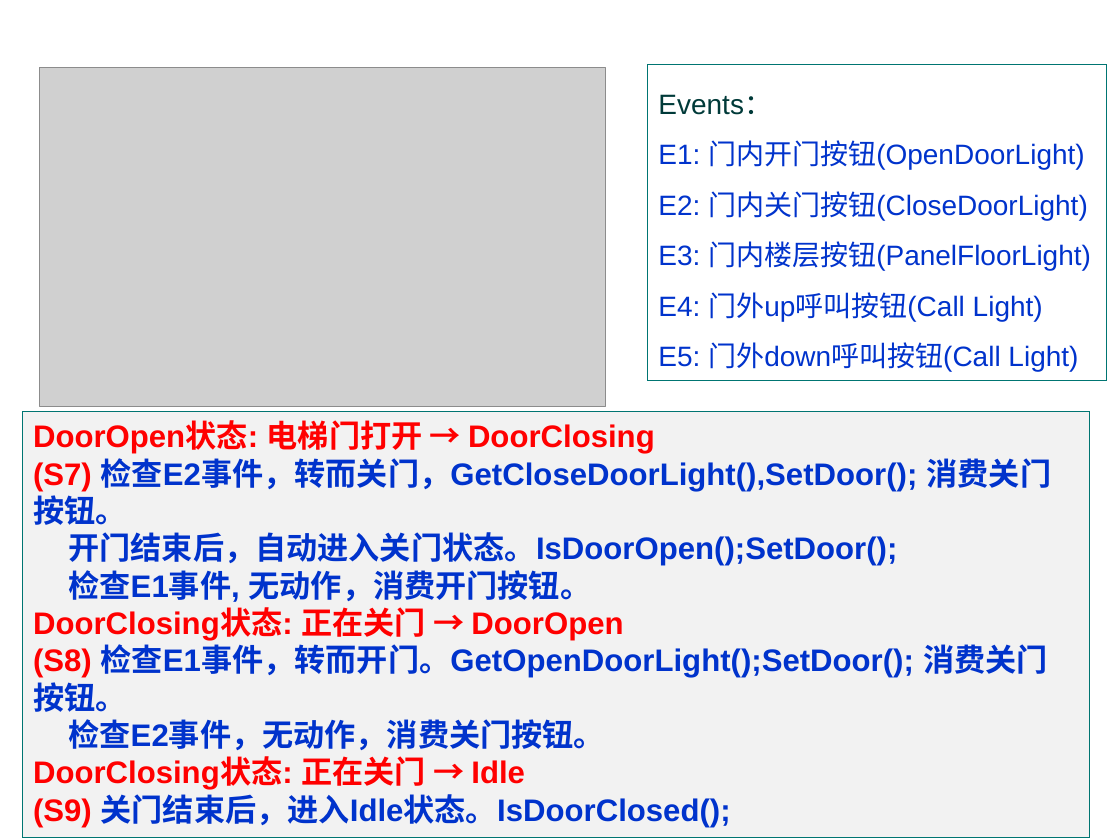
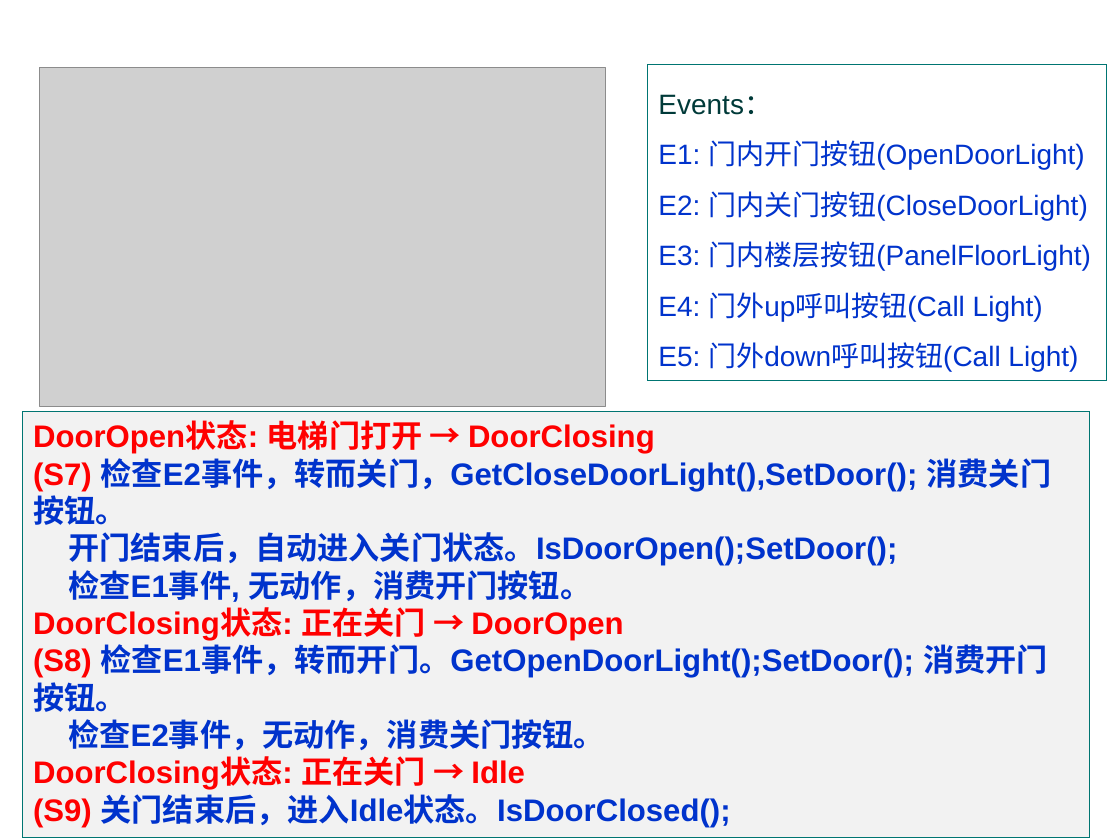
Before and after one commit to jtrfid/C-Repositories, a slide deck: slide 36 of C语言课程设计/2016/Garage_mfc/状态和状态机.pptx. Drawn at 1120x840 pixels with LibreOffice and Linux fonts; fonts in the diff are those of the drawing; grey boxes stand for pictures; background and template pictures are left out. Boxes give left, top, right and bottom in pixels: in the first picture for what was removed or moved away, otherwise in the second. Text is boxed around its words. In the diff, an @@ line names an element or a change of style, - is before the commit and + after.

Commit message:
修订ppt

```diff
--- a/C语言课程设计/2016/Garage_mfc/状态和状态机.pptx
+++ b/C语言课程设计/2016/Garage_mfc/状态和状态机.pptx
@@ text in rectangle at bbox=[33, 640, 1048, 712]: text changed @@
-(S8) 检查E1事件，转而开门。GetOpenDoorLight();SetDoor(); 消费关门按钮。
+(S8) 检查E1事件，转而开门。GetOpenDoorLight();SetDoor(); 消费开门按钮。
```
